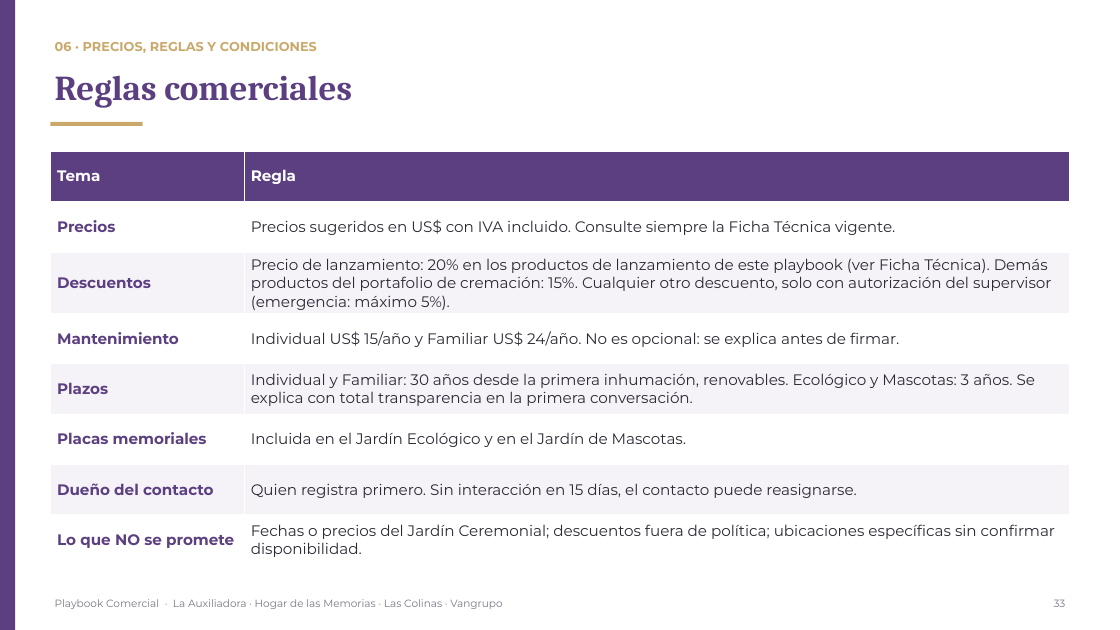
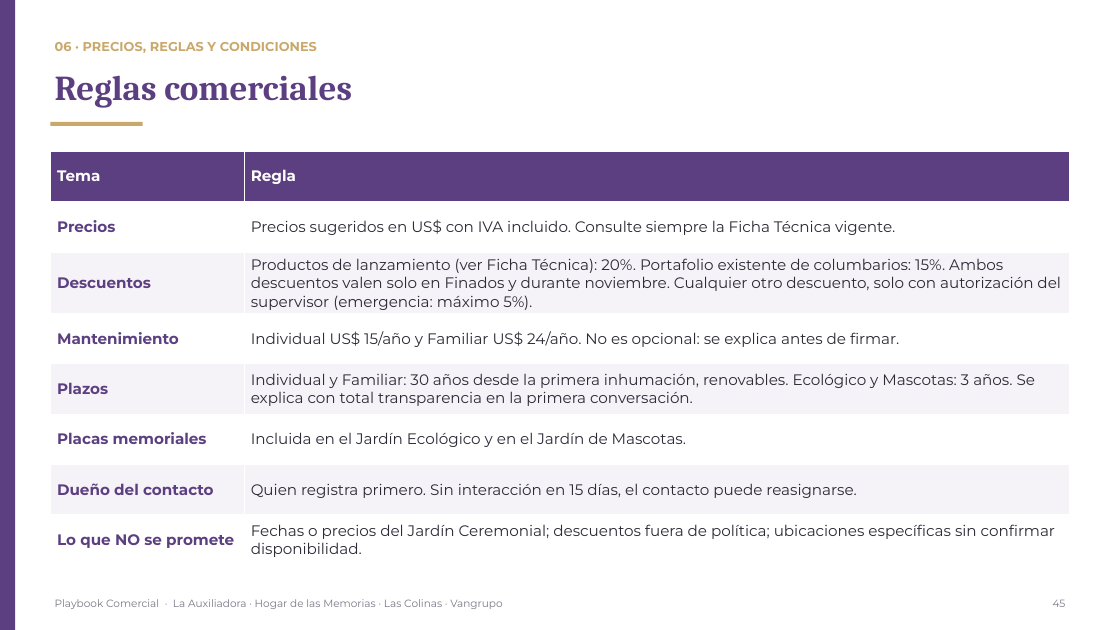
Before and after one commit to os267/teste, a slide deck: slide 45 of playbook/salida/Playbook_Comercial_Cremacion_Vangrupo.pptx (slide 33 before the commit). Drawn at 1120x630 pixels with LibreOffice and Linux fonts; fonts in the diff are those of the drawing. Boxes give left, top, right and bottom in pixels: in the first picture for what was removed or moved away, otherwise in the second. Text is boxed around its words. In the diff, an @@ line names an element or a change of style, - is before the commit and + after.

```diff
--- a/playbook/salida/Playbook_Comercial_Cremacion_Vangrupo.pptx
+++ b/playbook/salida/Playbook_Comercial_Cremacion_Vangrupo.pptx
@@ table at (50,151,1070,561) @@
-row 3, column 2: Precio de lanzamiento: 20% en los productos de lanzamiento de este playbook (ver Ficha Técnica). Demás productos del portafolio de cremación: 15%. Cualquier otro descuento, solo con autorización del supervisor (emergencia: máximo 5%).
+row 3, column 2: Productos de lanzamiento (ver Ficha Técnica): 20%. Portafolio existente de columbarios: 15%. Ambos descuentos valen solo en Finados y durante noviembre. Cualquier otro descuento, solo con autorización del supervisor (emergencia: máximo 5%).
@@ text at (1053,599,1066,607): text changed @@
-33
+45
```
Also in this commit, not shown: 14 other slides changed, 12 slides added, 9 other files.
